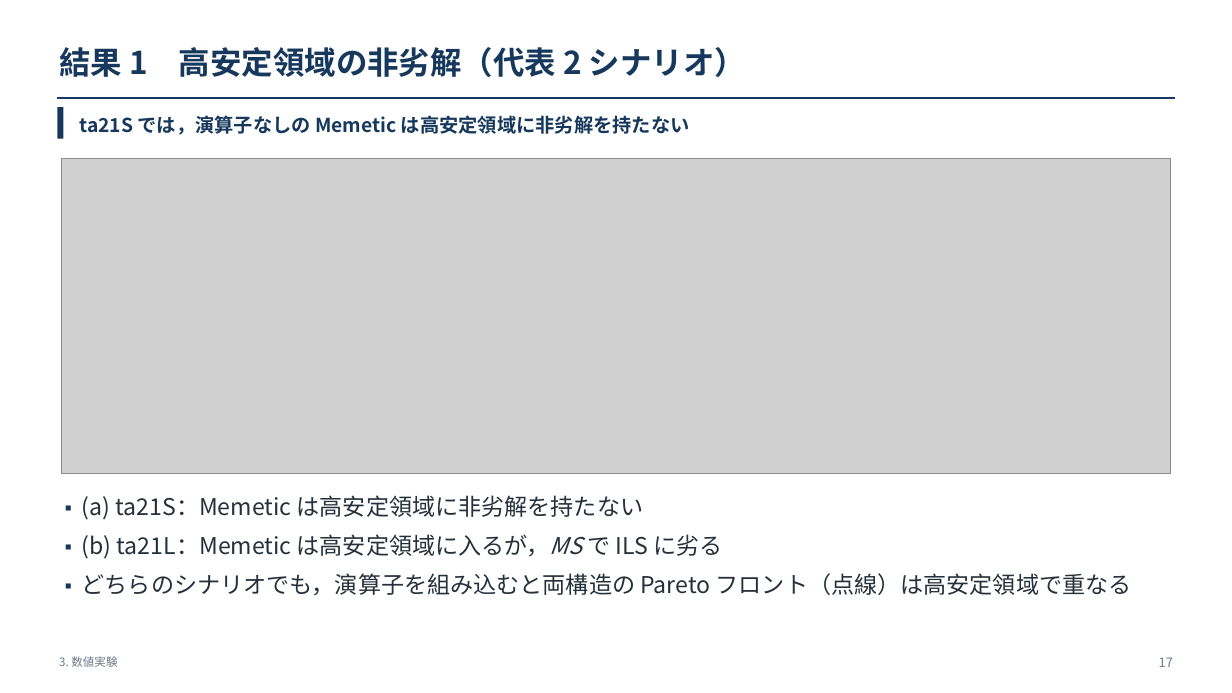
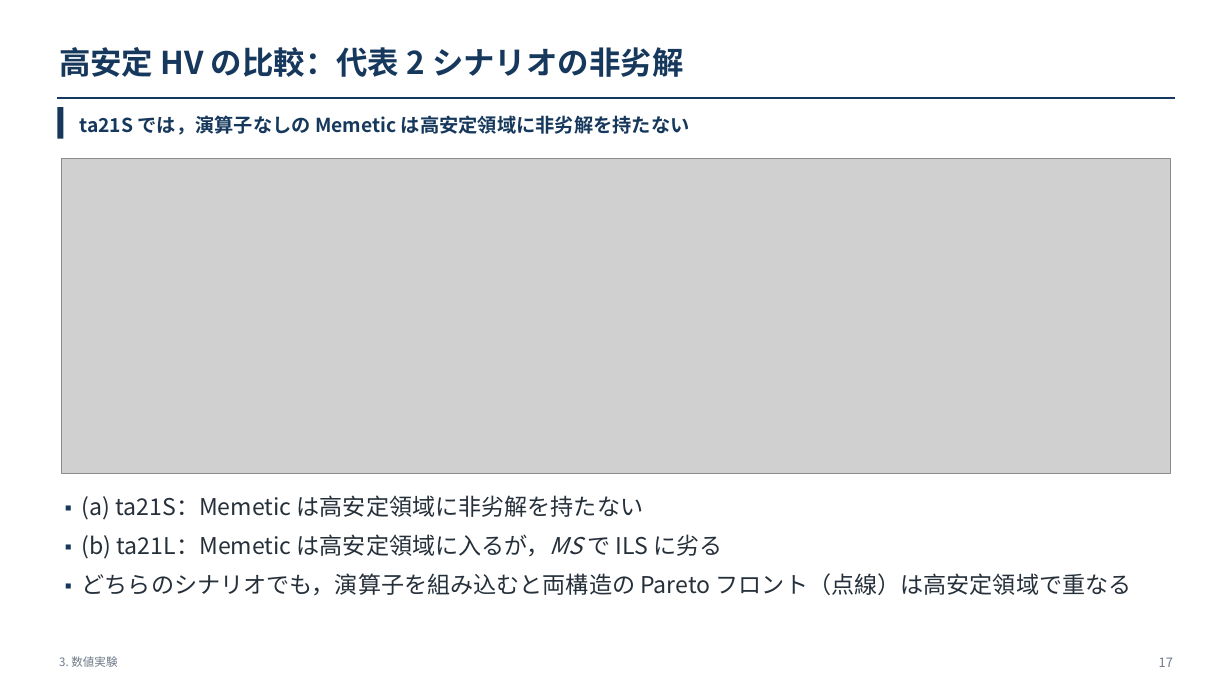
Before and after one commit to kitotakumi/stability_scheduling, a slide deck: slide 17 of doc/presentation_materials/JIMA2026fall_発表.pptx. Drawn at 1232x693 pixels with LibreOffice and Linux fonts; fonts in the diff are those of the drawing; grey boxes stand for pictures. Boxes give left, top, right and bottom in pixels: in the first picture for what was removed or moved away, otherwise in the second. Text is boxed around its words. In the diff, an @@ line names an element or a change of style, - is before the commit and + after.

```diff
--- a/doc/presentation_materials/JIMA2026fall_発表.pptx
+++ b/doc/presentation_materials/JIMA2026fall_発表.pptx
@@ text at <box>59,47,683,77</box>: text changed @@
-結果 1 高安定領域の非劣解（代表 2 シナリオ）
+高安定 HV の比較：代表 2 シナリオの非劣解
```
Also in this commit, not shown: 7 other slides changed, 4 other files.
